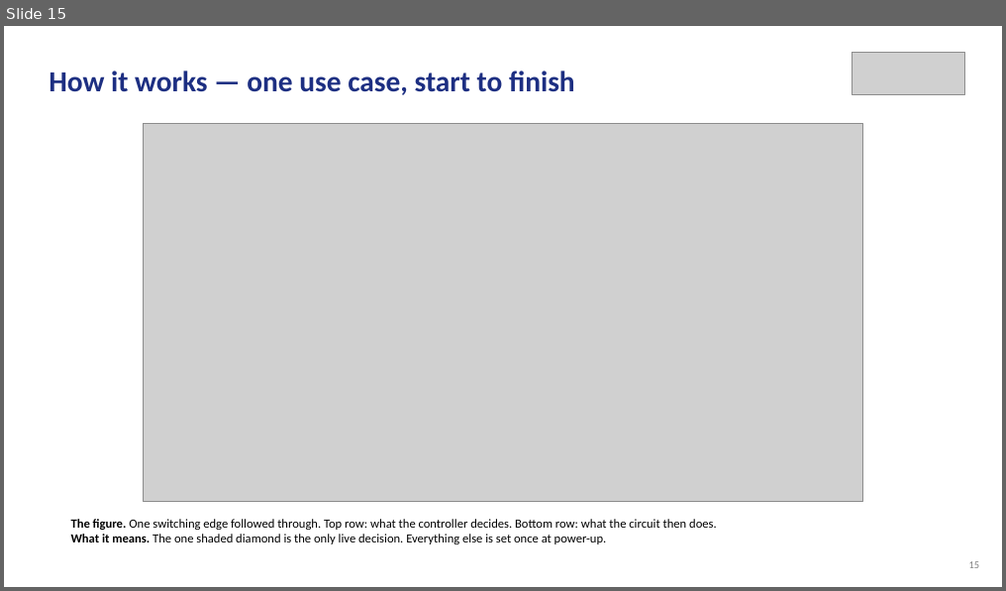
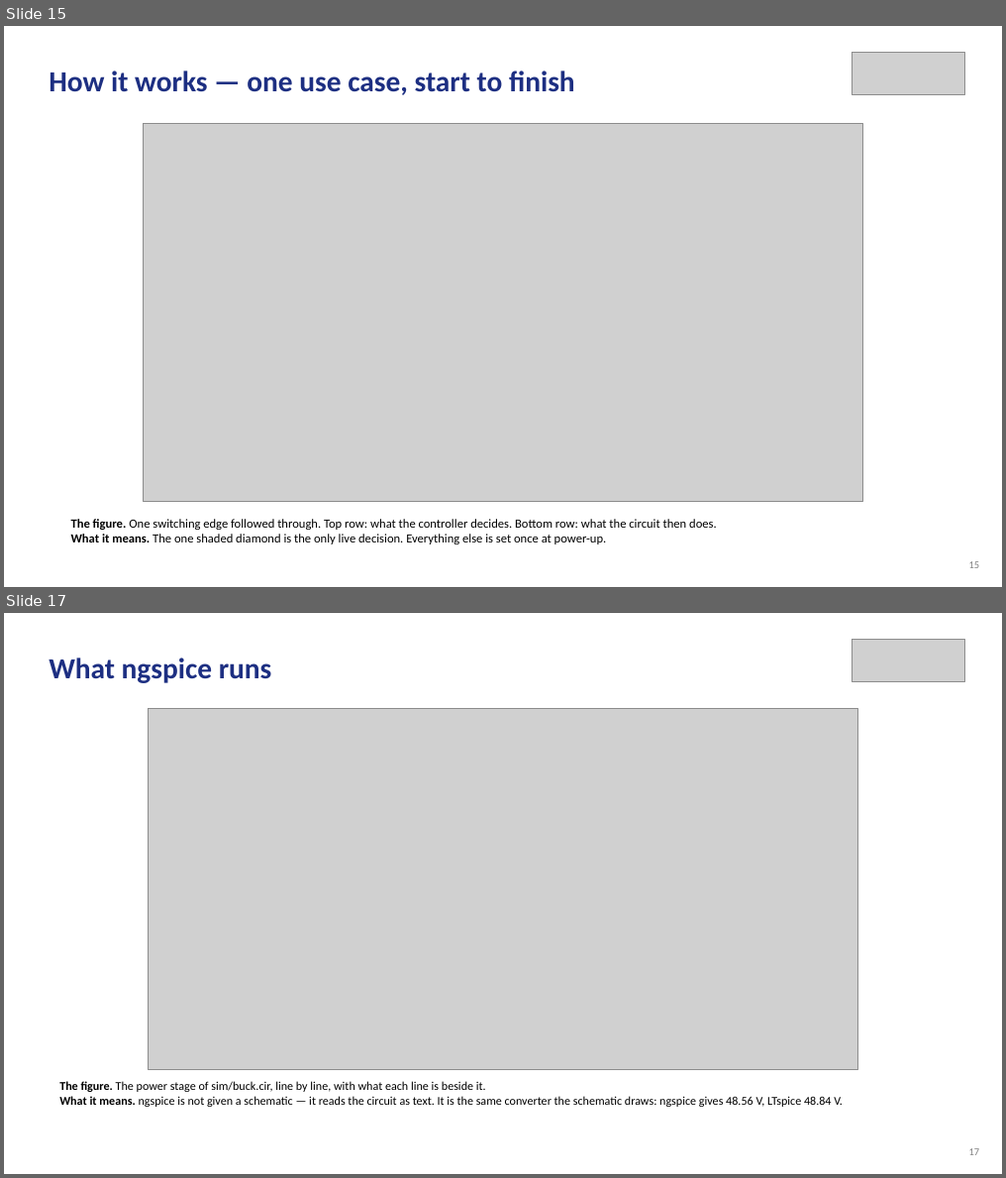
Before and after one commit to Amritha902/gan-driver, a slide deck: review/Review1_GaN_Segmented_Gate_Driver.pptx. Shown one above the other, each under a label of ours: slide 15 before the commit, slides 15 and 17 after it; the slides between them are not shown. The pictures are 1006x591 and 1006x1178 pixels, drawn with LibreOffice and Linux fonts; fonts in the diff are those of the drawing; grey boxes stand for pictures. Boxes give left, top, right and bottom in pixels: in the first picture for what was removed or moved away, otherwise in the second. Text is boxed around its words. In the diff, an @@ line names an element or a change of style, - is before the commit and + after.

```diff
--- a/review/Review1_GaN_Segmented_Gate_Driver.pptx
+++ b/review/Review1_GaN_Segmented_Gate_Driver.pptx
@@ slide 17 added at [4,613,1002,1174], background #FFFFFF @@
@@ picture added at [852,639,964,682] @@
@@ text added at [49,658,272,683], 28 pt, text #1D2F82, bold @@
+What ngspice runs
@@ picture added at [148,709,858,1069] @@
@@ text added at [59,1081,843,1107], 11.5 pt, text #000000 @@
+The figure. The power stage of sim/buck.cir, line by line, with what each line is beside it.
+What it means. ngspice is not given a schematic — it reads the circuit as text. It is the same converter the schematic draws: ngspice gives 48.56 V, LTspice 48.84 V.
@@ text added at [969,1149,980,1156], 10 pt, text #808080 @@
+17
```
Also in this commit, not shown: 19 slides changed, 1 other slide added, 6 other files.
